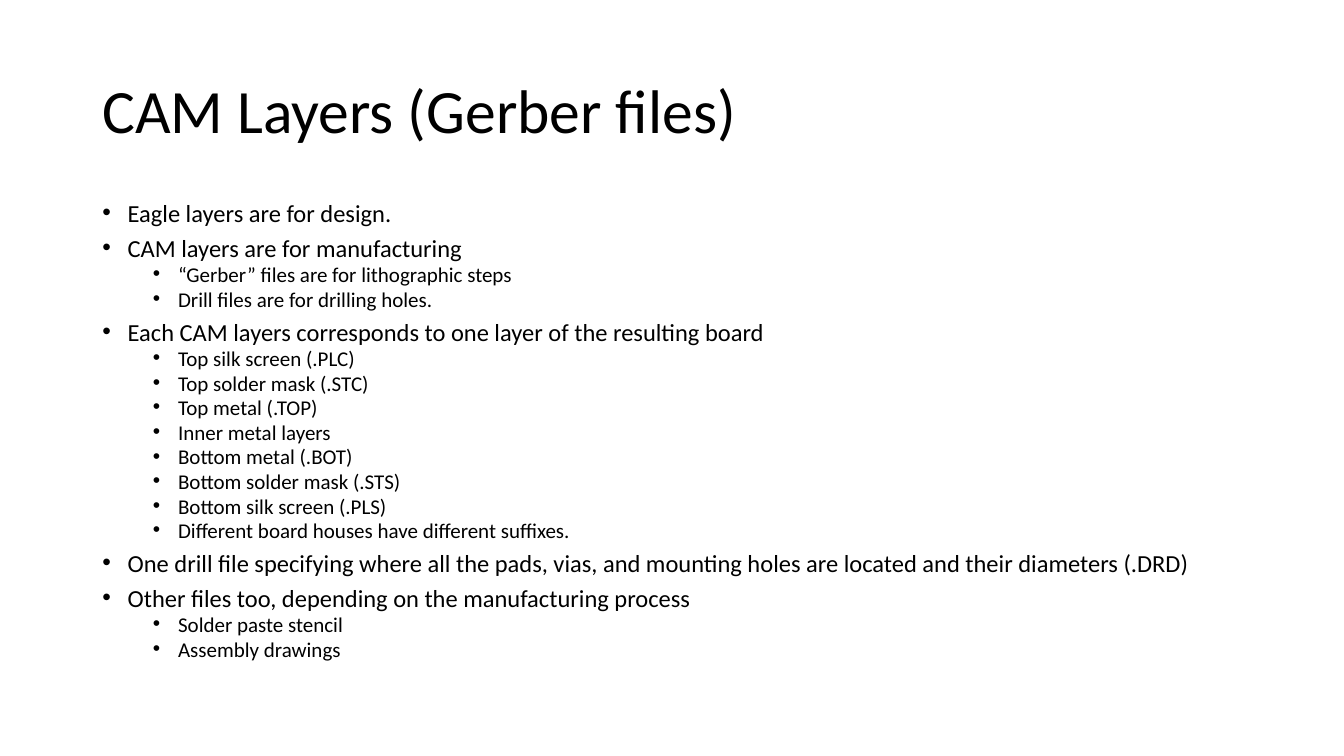
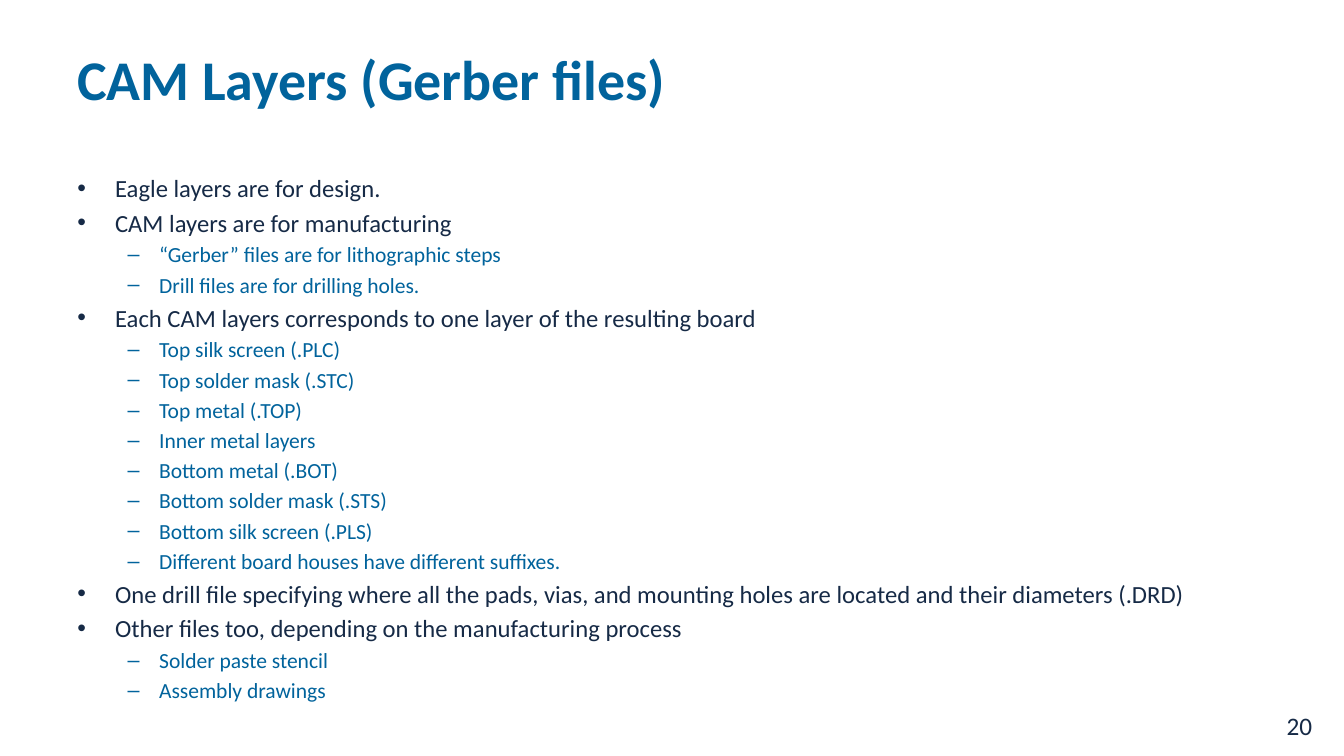
Before and after one commit to NVSL/QuadClass-Resources, a slide deck: slide 20 of labs/Laying-Out-The-Board/Laying-Out-The-Board.pptx. Drawn at 1344x756 pixels with LibreOffice and Linux fonts; fonts in the diff are those of the drawing; background and template pictures are left out. Boxes give left, top, right and bottom in pixels: in the first picture for what was removed or moved away, otherwise in the second. Text is boxed around its words. In the diff, an @@ line names an element or a change of style, - is before the commit and + after.

```diff
--- a/labs/Laying-Out-The-Board/Laying-Out-The-Board.pptx
+++ b/labs/Laying-Out-The-Board/Laying-Out-The-Board.pptx
@@ title "CAM Layers (Gerber files)" moved from (x1=102, y1=88, x2=736, y2=143) to (x1=77, y1=58, x2=665, y2=109) @@
@@ title "CAM Layers (Gerber files)" at (x1=77, y1=58, x2=665, y2=109): size 44 to 40 pt, text colour #000000 to #01639C, bold on; line spacing 0.9 to 1 @@
@@ text "Eagle layers are for design." moved from (x1=128, y1=205, x2=1188, y2=661) to (x1=115, y1=180, x2=1183, y2=672) @@
@@ text "Eagle layers are for design." at (x1=115, y1=180, x2=1183, y2=672): size 17.5 to 17.6 pt, text colour #000000 to #162A46 in "Eagle layers are for design.", "CAM layers are for manufacturing", "Each CAM layers corresponds to one layer ...", "One drill file specifying where all the ..." and 1 more places; size 15 to 15.4 pt, text colour #000000 to #01639C in "“Gerber” files are for lithographic steps", "Drill files are for drilling holes.", "Top silk screen (.PLC)", "Top solder mask (.STC)" and 8 more places; indent changed; line spacing 0.7 to 1; less space between paragraphs; bullet • to – @@
@@ page number added at (x1=1287, y1=718, x2=1313, y2=735), 18 pt, text #162A46 @@
+20
```
Also in this commit, not shown: 29 other slides changed, 7 other files.
